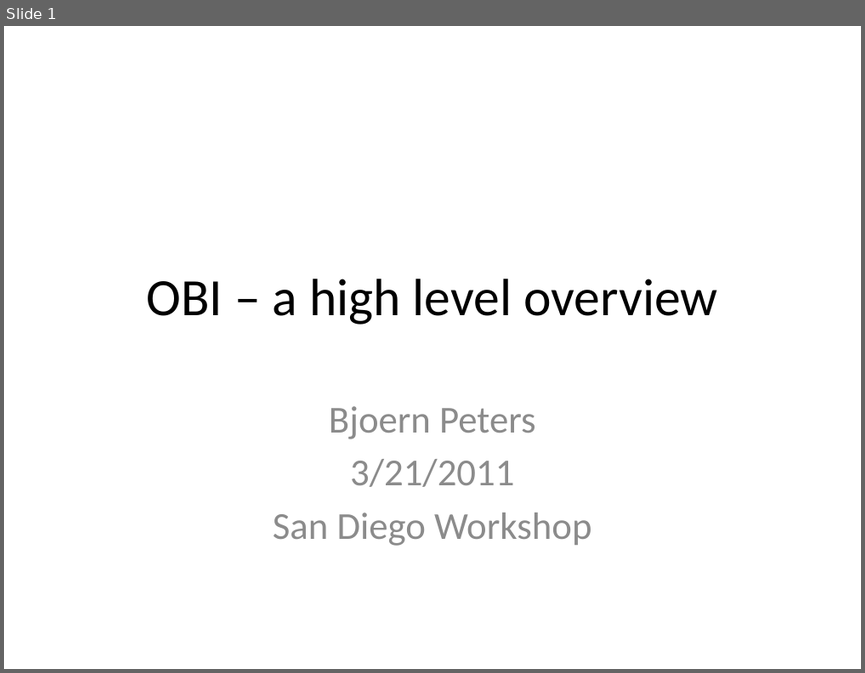
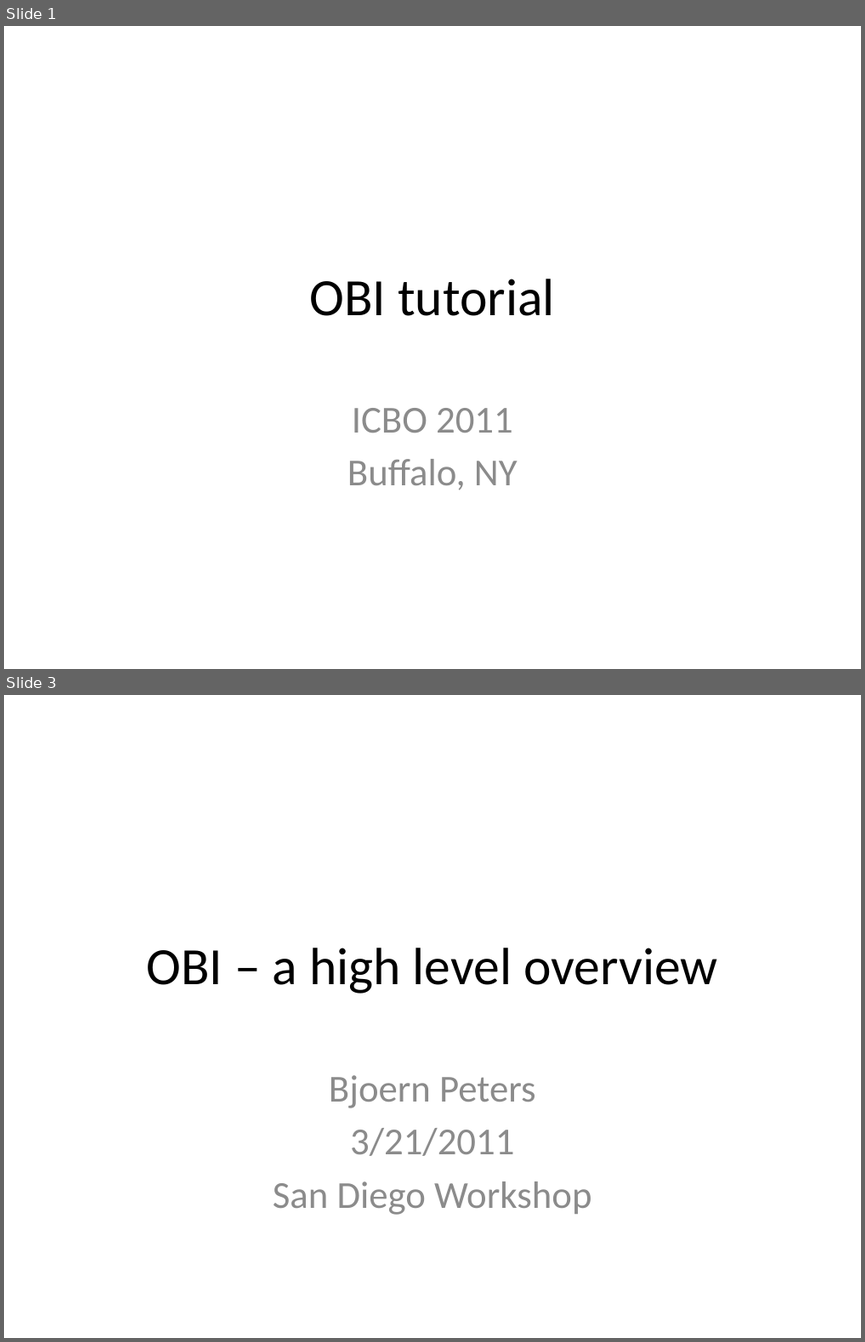
Before and after one commit to obi-ontology/obi-legacy-svn, a slide deck: trunk/docs/presentations/OBI tutorial July 2011 ICBO/OBI overview and IEDB.pptx. Shown one above the other, each under a label of ours: slide 1 before the commit, slides 1 and 3 after it; the slides between them are not shown. The pictures are 865x673 and 865x1342 pixels, drawn with LibreOffice and Linux fonts; fonts in the diff are those of the drawing. Boxes give left, top, right and bottom in pixels: in the first picture for what was removed or moved away, otherwise in the second. Text is boxed around its words. In the diff, an @@ line names an element or a change of style, - is before the commit and + after.

```diff
--- a/trunk/docs/presentations/OBI tutorial July 2011 ICBO/OBI overview and IEDB.pptx
+++ b/trunk/docs/presentations/OBI tutorial July 2011 ICBO/OBI overview and IEDB.pptx
@@ slide 1 added at bbox=[4, 26, 861, 669], background #FFFFFF @@
@@ title added at bbox=[310, 278, 555, 316], 44 pt, text #000000 @@
+OBI tutorial
@@ subtitle added at bbox=[347, 408, 517, 490], 32 pt, text #8C8C8C @@
+ICBO 2011
+Buffalo, NY
@@ what was slide 1 is now slide 3 @@
```
Also in this commit, not shown: 3 slides changed, 5 other slides added, 5 slides removed.
